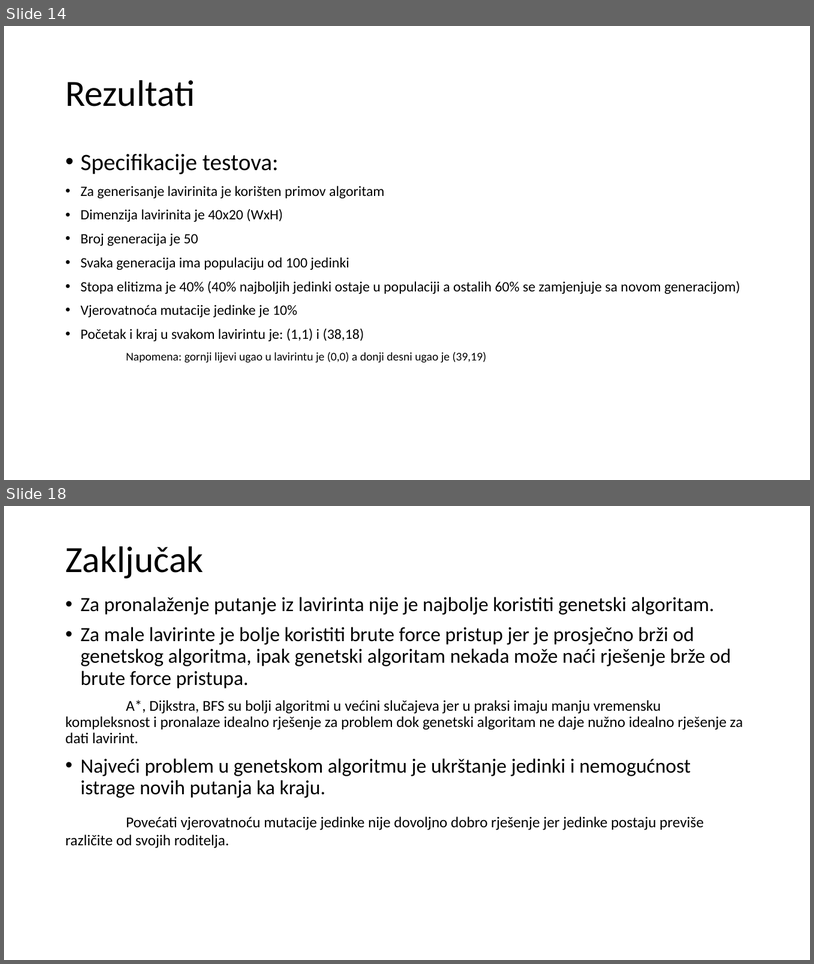
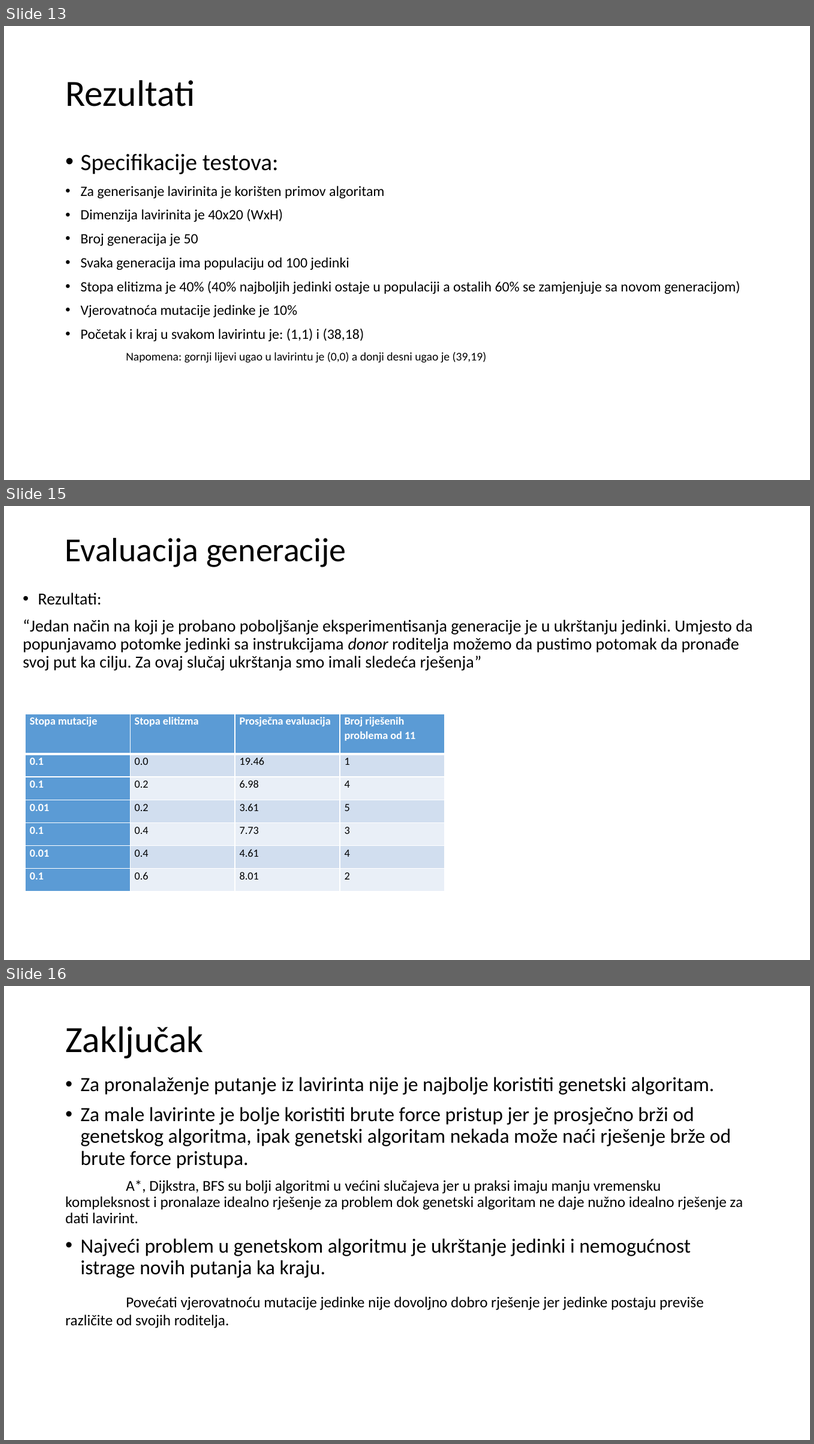
Before and after one commit to LopD/GeneticAlgorithmMazeSolver, a slide deck: Lavirint - Pronalazak izlaza iz lavirinta primenom genetskog.pptx. Shown one above the other, each under a label of ours: slides 14 and 18 before the commit, slides 13, 15 and 16 after it; the slides between them are not shown. The pictures are 814x964 and 814x1444 pixels, drawn with LibreOffice and Linux fonts; fonts in the diff are those of the drawing. Boxes give left, top, right and bottom in pixels: in the first picture for what was removed or moved away, otherwise in the second. Text is boxed around its words. In the diff, an @@ line names an element or a change of style, - is before the commit and + after.

```diff
--- a/Lavirint - Pronalazak izlaza iz lavirinta primenom genetskog.pptx
+++ b/Lavirint - Pronalazak izlaza iz lavirinta primenom genetskog.pptx
@@ slide 15 added at <box>4,506,810,960</box>, background #FFFFFF @@
@@ title added at <box>65,538,347,567</box>, 40 pt, text #000000 @@
+Evaluacija generacije
@@ text added at <box>23,592,753,670</box>, 20 pt, text #000000 @@
+• Rezultati:
+“Jedan način na koji je probano poboljšanje eksperimentisanja generacije je u ukrštanju jedinki. Umjesto da popunjavamo potomke jedinki sa instrukcijama donor roditelja možemo da pustimo potomak da pronađe svoj put ka cilju. Za ovaj slučaj ukrštanja smo imali sledeća rješenja”
@@ table added at <box>25,714,446,891</box>, 7 rows, 4 columns @@
+Stopa mutacije | Stopa elitizma | Prosječna evaluacija | Broj riješenih problema od 11
+0.1 | 0.0 | 19.46 | 1
+0.1 | 0.2 | 6.98 | 4
+0.01 | 0.2 | 3.61 | 5
+0.1 | 0.4 | 7.73 | 3
+0.01 | 0.4 | 4.61 | 4
+0.1 | 0.6 | 8.01 | 2
@@ what was slide 14 is now slide 13 @@
@@ what was slide 18 is now slide 16 @@
```
Also in this commit, not shown: 4 slides changed, 3 slides removed, 8 other files.
